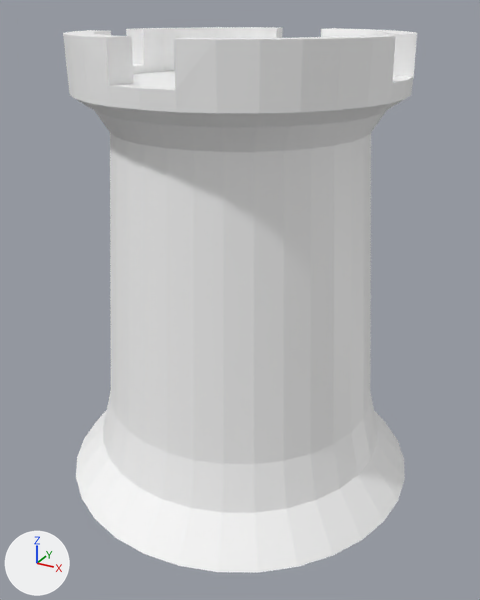
A saved change to the Blender file Game/resources/models/Blend/chess.blend.
Camera for both pictures: a camera (50 mm lens) standing at (1.49, -2.7, 2.26) and looking at (0.03, -0.06, 0.94). The axes (+X, +Y, +Z) are drawn at lower left. The lights are the same throughout.
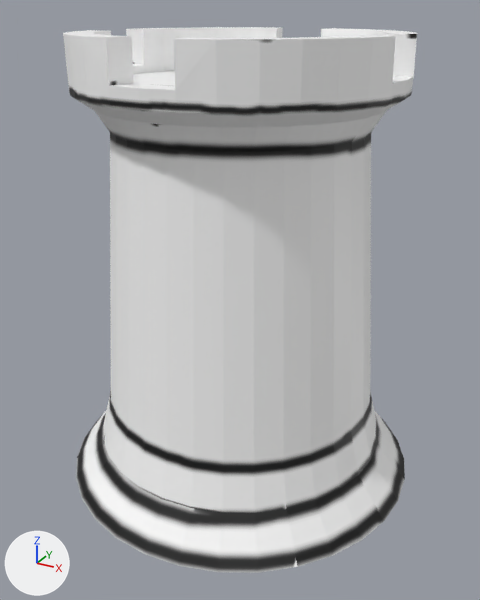
The edits, one by one:
Picture 'w_rook' (img_w_rook) is new.
In material 'Material.005' (mat_material_005), base_color is no longer (1.0, 1.0, 1.0), white #ffffff.
In material 'Material.005' (mat_material_005), texture is now set to img_w_rook.
me_cylinder_008 has 304 vertices, 266 faces and spans x -0.9..0.9, y -0.9..0.9, z 0.0..2.16.
me_cylinder_008 is used by ob_cylinder_003; location (0.0, 0.0, 0.0).
me_cylinder_008 part 1: texture (UV) coordinates of 266 of 266 faces, centred in x -0.81..0.81, y -0.81..0.81, z 0.0..2.16, changed; they spanned u 0.0..1.0, v 0.01..1.0 and now span u 0.0..1.0, v 0.0..1.0.

Location of each change, [x1, y1, x2, y2] in pixels of the pictures (480 x 600 px):
'Cylinder.003', surface changed (white to grey): [68, 31, 417, 573] in both
part 1 of me_cylinder_008, surface changed (white to grey): [63, 27, 417, 573] in both
